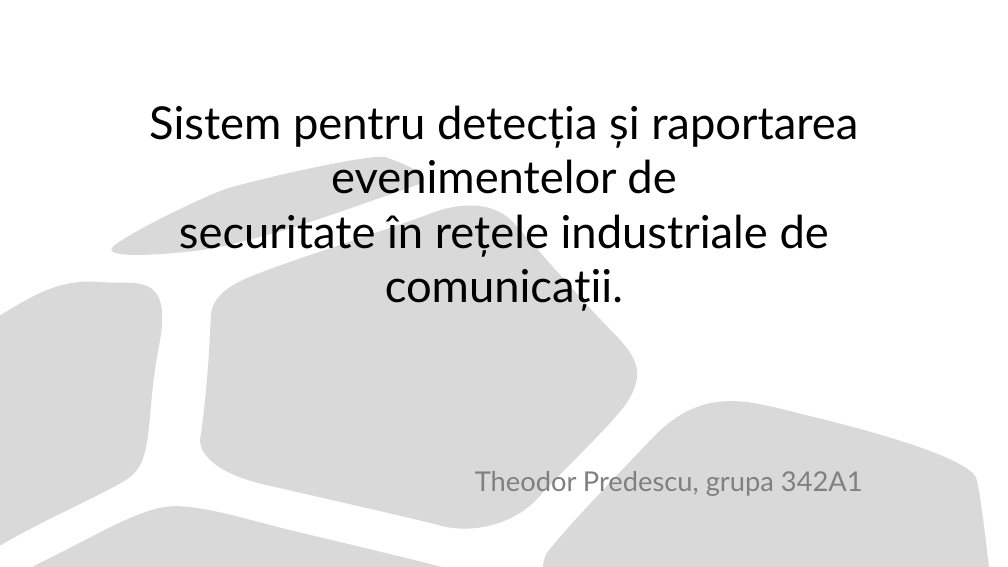
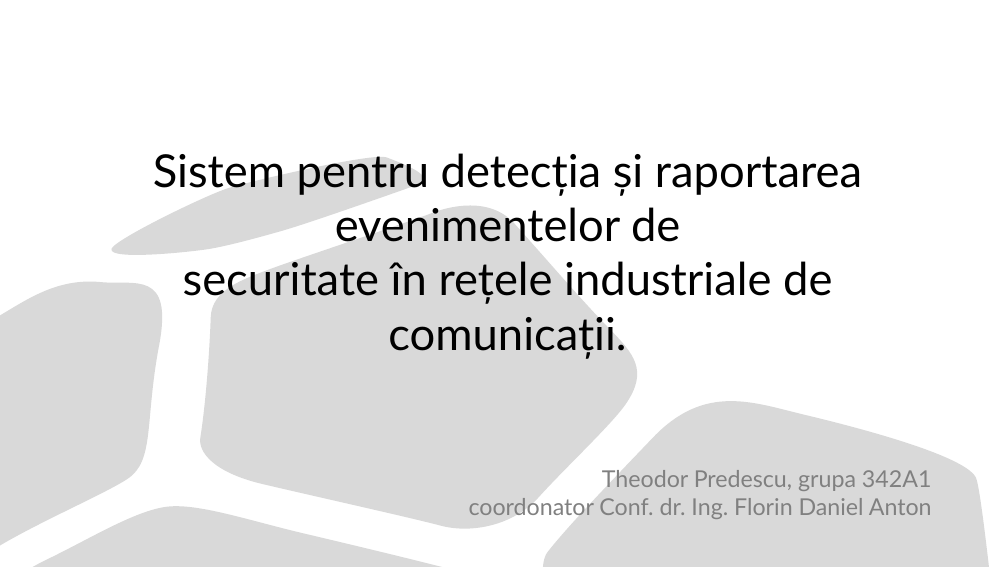
Before and after one commit to TheodorPredescu/Intrusion-Detection-and-Prevention-System, a slide deck: slide 1 of document/prezentare_scss.pptx. Drawn at 1008x567 pixels with LibreOffice and Linux fonts; fonts in the diff are those of the drawing. Boxes give left, top, right and bottom in pixels: in the first picture for what was removed or moved away, otherwise in the second. Text is boxed around its words. In the diff, an @@ line names an element or a change of style, - is before the commit and + after.

```diff
--- a/document/prezentare_scss.pptx
+++ b/document/prezentare_scss.pptx
@@ title "Sistem pentru detecția și raportarea ...": place and size @@
-title "Sistem pentru detecția și raportarea ..." at [149, 105, 858, 311]
+title "Sistem pentru detecția și raportarea ..." at [153, 153, 862, 359]
@@ subtitle at [602, 470, 932, 491]: size 26 to 22.1 pt in "Theodor Predescu, grupa 342A1" @@
@@ subtitle at [469, 498, 932, 519]: paragraph added @@
+coordonator Conf. dr. Ing. Florin Daniel Anton
```
Also in this commit, not shown: 6 other slides changed, 1 slide added, 1 slide removed, 16 other files.
